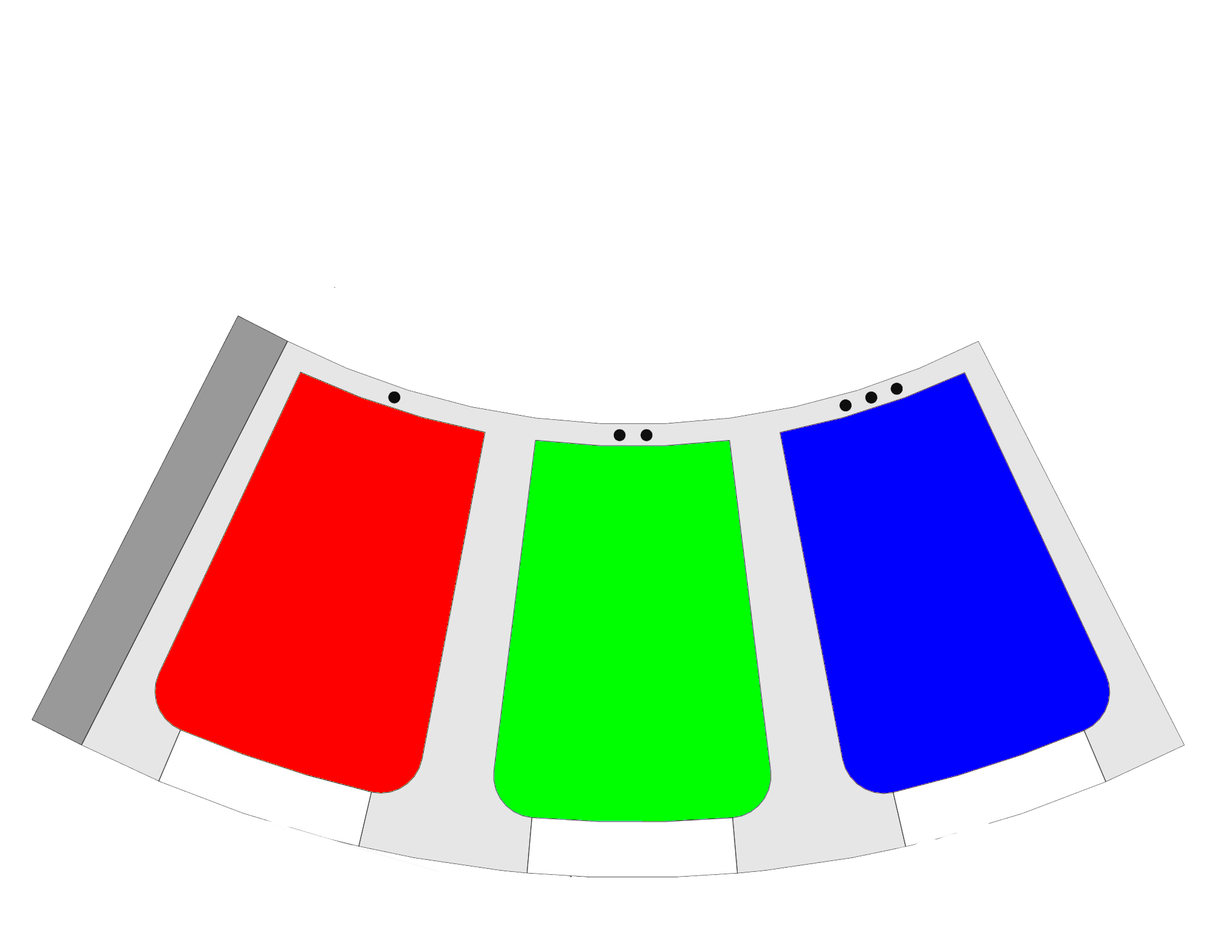
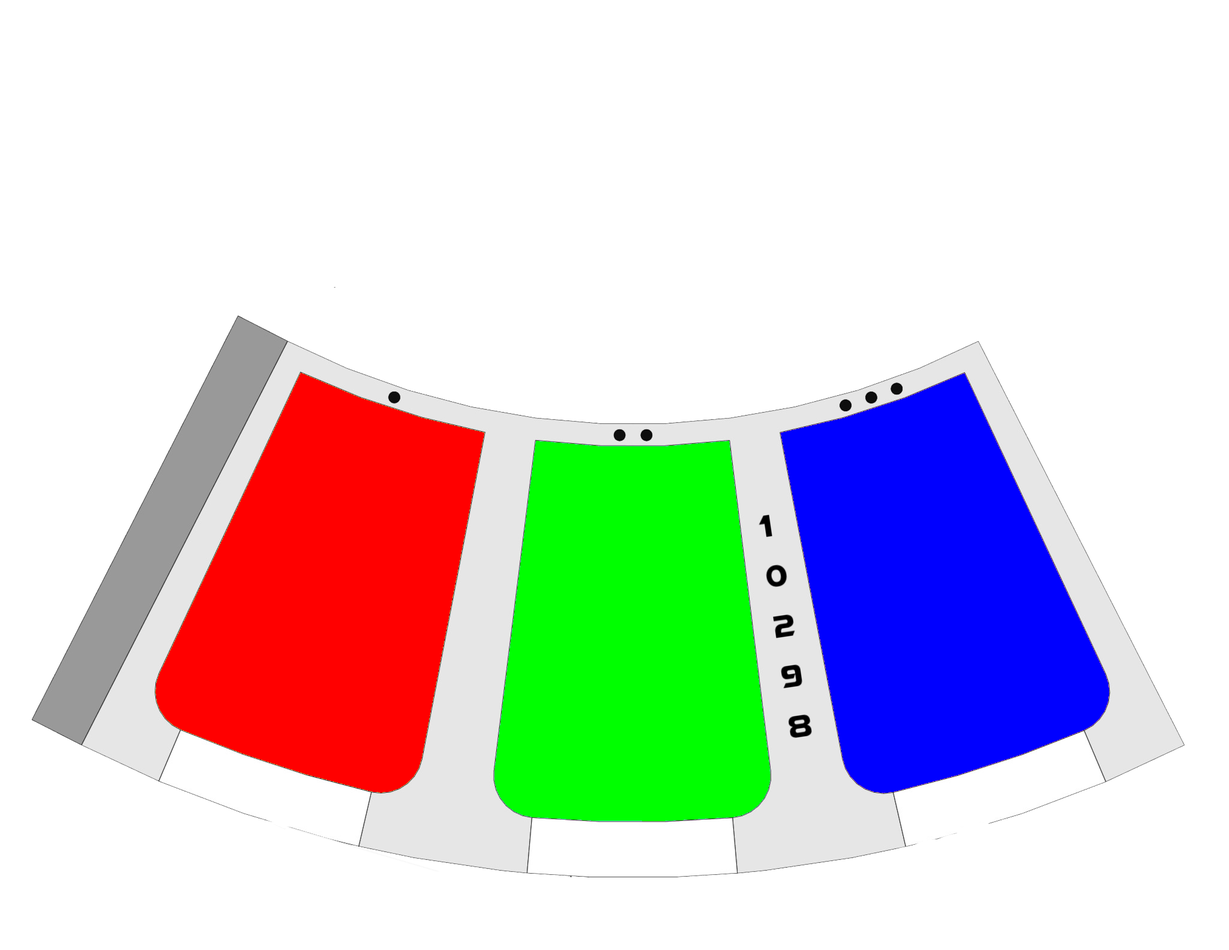
The second 1229×950 image is a revision of the first. Changes to its layers:
added layer "1 ..." above "RGBSignalSleeveTSE.png" over [758, 514, 813, 739]
